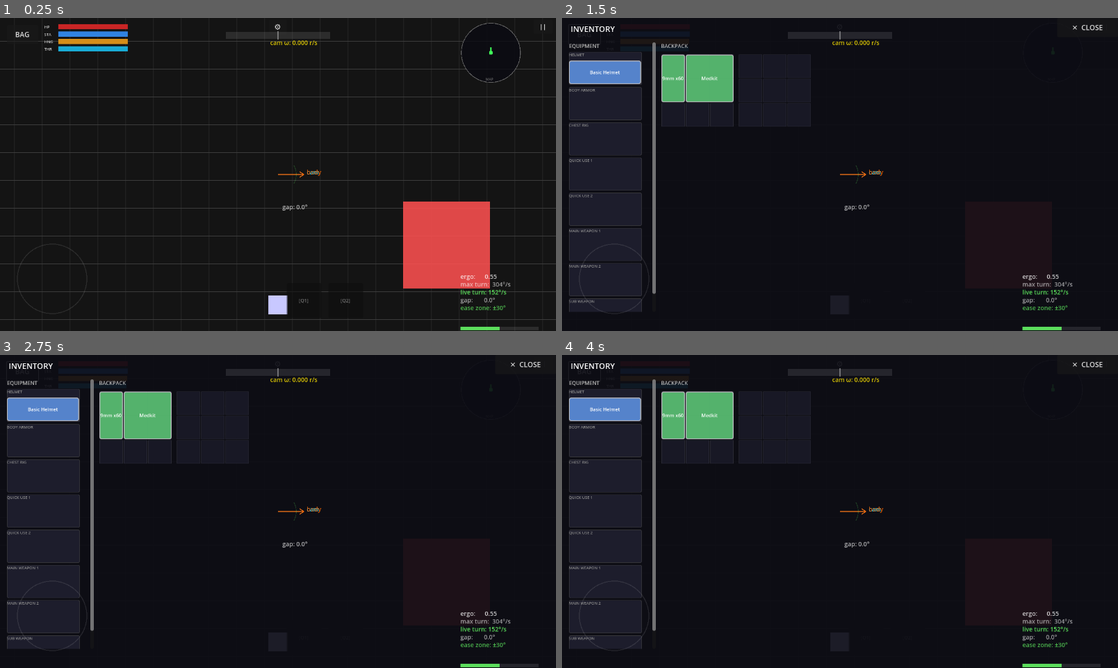
Above: before the commit, frames 1-4 (two rows, left to right).
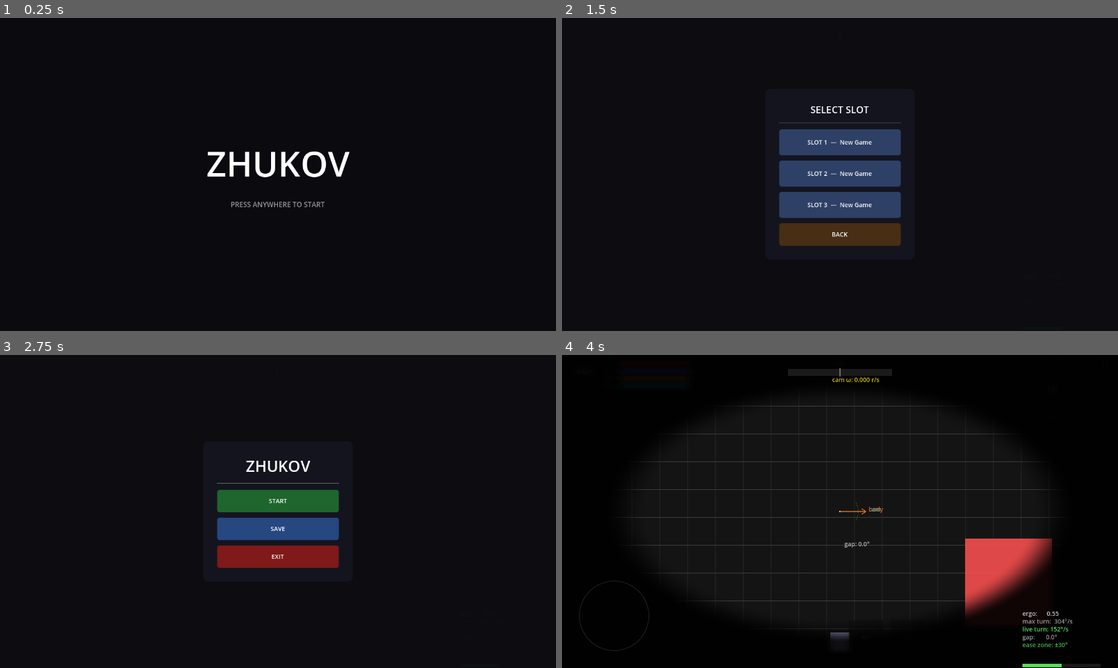
Above: after the commit, the same moments.

Repository: jklrjklr/zhukov
Game: Godot game, scene res://main.tscn
The game is run twice, just before and just after one commit, with the same random seed, the same clock (stepped at 60 frames per second) and the same inputs.
Inputs (mouse positions are in pixels of both pictures, inside the frame that each line leads up to):
- Up to frame 1 (0.25 s): no input
- Up to frame 2 (1.5 s): click (584, 33) at 0.5 s, where only the run before the commit has a clickable "BAG"; click (840, 193) at 1.25 s, where only the run after the commit has a clickable "SAVE"
- Up to frame 3 (2.75 s): click (278, 570) at 2 s, where only the run after the commit has a clickable "BACK"
- Up to frame 4 (4 s): click (840, 502) at 2.75 s, where only the run after the commit has a clickable "START"; click (840, 480) at 3.5 s, where only the run after the commit has a clickable "SLOT 1 — New Game"

The runs differ from the first frame. In frame 1, 10% of the frame differs, in the area x 0-100%, y 1-100%; in frame 2, 21%, in the area x 1-98%, y 2-100%; in frame 3, 19%; in frame 4, 18%.

Commit message:
Add title screen, main menu, and 3-slot save system
Press-anywhere title screen fades into a main menu (START / SAVE / EXIT).
START and SAVE both open a 3-slot picker that shows each slot's playtime
(or "New Game" if empty). Selecting a slot loads its save and starts the game;
new slots get the demo inventory. Playtime accumulates while playing and is
written alongside inventory/player state when SAVE GAME is pressed in-game.

https://claude.ai/code/session_012v9MvoDXPfKFaXjuVB4qrQ

Diff:
--- /dev/null
+++ b/UI/MainMenu.gd
@@ -0,0 +1,147 @@
+class_name MainMenu
+extends CanvasLayer
+
+signal slot_selected(slot_index: int)
+signal exit_requested
+
+var _main_panel:  Control
+var _slot_panel:  Control
+var _slot_buttons: Array[Button] = []
+
+func _ready() -> void:
+	layer        = 19
+	process_mode = PROCESS_MODE_ALWAYS
+
+	var root := Control.new()
+	root.set_anchors_and_offsets_preset(Control.PRESET_FULL_RECT)
+	root.mouse_filter = Control.MOUSE_FILTER_STOP
+	add_child(root)
+
+	var bg := ColorRect.new()
+	bg.color = Color(0.04, 0.04, 0.06, 0.97)
+	bg.set_anchors_and_offsets_preset(Control.PRESET_FULL_RECT)
+	root.add_child(bg)
+
+	var center := CenterContainer.new()
+	center.set_anchors_and_offsets_preset(Control.PRESET_FULL_RECT)
+	root.add_child(center)
+
+	# ── Main panel ────────────────────────────────────────────────────────────
+	_main_panel = _card()
+	var mv := _vb(_main_panel)
+	_heading(mv, "ZHUKOV", 36)
+	_btn(mv, "START", Color(0.12, 0.40, 0.18), func(): _open_slots())
+	_btn(mv, "SAVE",  Color(0.15, 0.28, 0.50), func(): _open_slots())
+	_btn(mv, "EXIT",  Color(0.50, 0.10, 0.10), func(): exit_requested.emit())
+	center.add_child(_main_panel)
+
+	# ── Slot picker panel ─────────────────────────────────────────────────────
+	_slot_panel = _card()
+	_slot_panel.visible = false
+	var sv := _vb(_slot_panel)
+	_heading(sv, "SELECT SLOT", 22)
+	for i in 3:
+		var idx := i
+		var b: Button = _btn(sv, _slot_label(i), Color(0.18, 0.25, 0.40), func(): _pick(idx))
+		b.custom_minimum_size = Vector2(260, 60)
+		_slot_buttons.append(b)
+	_btn(sv, "BACK", Color(0.28, 0.18, 0.08), func():
+		_slot_panel.visible = false
+		_main_panel.visible = true)
+	center.add_child(_slot_panel)
+
+func _open_slots() -> void:
+	for i in 3:
+		_slot_buttons[i].text = _slot_label(i)
+	_main_panel.visible = false
+	_slot_panel.visible = true
+
+func _pick(slot: int) -> void:
+	slot_selected.emit(slot)
+
+# ── Save-file helpers ─────────────────────────────────────────────────────────
+
+static func save_path(slot: int) -> String:
+	return "user://save_slot_%d.json" % slot
+
+func _slot_label(slot: int) -> String:
+	var path := save_path(slot)
+	var name_str := "SLOT %d" % (slot + 1)
+	if not FileAccess.file_exists(path):
+		return "%s  —  New Game" % name_str
+	var f := FileAccess.open(path, FileAccess.READ)
+	if f == null:
+		return "%s  —  New Game" % name_str
+	var parsed: Variant = JSON.parse_string(f.get_as_text())
+	if not (parsed is Dictionary):
+		return "%s  —  New Game" % name_str
+	var pt: float = float((parsed as Dictionary).get("playtime", 0.0))
+	return "%s  —  %s" % [name_str, _fmt(pt)]
+
+static func _fmt(secs: float) -> String:
+	var h := int(secs) / 3600
+	var m := (int(secs) % 3600) / 60
+	var s := int(secs) % 60
+	if h > 0:
+		return "%dh %02dm" % [h, m]
+	return "%dm %02ds" % [m, s]
+
+# ── Widget helpers ────────────────────────────────────────────────────────────
+
+func _card() -> Control:
+	var pc := PanelContainer.new()
+	var style := StyleBoxFlat.new()
+	style.bg_color                   = Color(0.08, 0.08, 0.12, 0.95)
+	style.corner_radius_top_left     = 12
+	style.corner_radius_top_right    = 12
+	style.corner_radius_bottom_left  = 12
+	style.corner_radius_bottom_right = 12
+	pc.add_theme_stylebox_override("panel", style)
+	var margin := MarginContainer.new()
+	margin.add_theme_constant_override("margin_left",   32)
+	margin.add_theme_constant_override("margin_right",  32)
+	margin.add_theme_constant_override("margin_top",    32)
+	margin.add_theme_constant_override("margin_bottom", 32)
+	pc.add_child(margin)
+	var vbox := VBoxContainer.new()
+	vbox.custom_minimum_size = Vector2(280, 0)
+	vbox.add_theme_constant_override("separation", 12)
+	margin.add_child(vbox)
+	pc.set_meta("vbox", vbox)
+	return pc
+
+func _vb(panel: Control) -> VBoxContainer:
+	return panel.get_meta("vbox") as VBoxContainer
+
+func _heading(vbox: VBoxContainer, text: String, size: int) -> void:
+	var lbl := Label.new()
+	lbl.text = text
+	lbl.horizontal_alignment = HORIZONTAL_ALIGNMENT_CENTER
+	lbl.add_theme_font_size_override("font_size", size)
+	lbl.add_theme_color_override("font_color", Color.WHITE)
+	vbox.add_child(lbl)
+	var sep := HSeparator.new()
+	sep.add_theme_constant_override("separation", 6)
+	vbox.add_child(sep)
+
+func _btn(vbox: VBoxContainer, text: String, color: Color, cb: Callable) -> Button:
+	var b := Button.new()
+	b.text = text
+	b.custom_minimum_size = Vector2(280, 52)
+	b.add_theme_font_size_override("font_size", 14)
+	b.add_theme_color_override("font_color", Color.WHITE)
+	b.add_theme_stylebox_override("normal",  _flat(color))
+	b.add_theme_stylebox_override("hover",   _flat(color.lightened(0.15)))
+	b.add_theme_stylebox_override("pressed", _flat(color.darkened(0.15)))
+	b.pressed.connect(cb)
+	vbox.add_child(b)
+	return b
+
+func _flat(col: Color) -> StyleBoxFlat:
+	var s := StyleBoxFlat.new()
+	s.bg_color                   = col
+	s.corner_radius_top_left     = 6
+	s.corner_radius_top_right    = 6
+	s.corner_radius_bottom_left  = 6
+	s.corner_radius_bottom_right = 6
+	return s
--- a/UI/PauseMenu.gd
+++ b/UI/PauseMenu.gd
@@ -6,6 +6,9 @@
 
 signal resumed
 signal edit_layout_requested
+
+var save_slot: int = -1
+var playtime: float = 0.0
 
 var _player: Player = null
 var _inventory: InventorySystem = null
@@ -300,8 +303,10 @@
 func _save_game() -> void:
 	if _player == null:
 		return
+	var path := MainMenu.save_path(save_slot) if save_slot >= 0 else SAVE_PATH
 	var s := _player.survival
 	var data: Dictionary = {
+		"playtime":   playtime,
 		"health":     _player.health,
 		"max_health": _player.max_health,
 		"position":   [_player.global_position.x, _player.global_position.y],
@@ -310,8 +315,9 @@
 			"hunger":  s.hunger,
 			"thirst":  s.thirst,
 		},
+		"inventory": _inventory.to_dict() if _inventory != null else {},
 	}
-	var f := FileAccess.open(SAVE_PATH, FileAccess.WRITE)
+	var f := FileAccess.open(path, FileAccess.WRITE)
 	if f:
 		f.store_string(JSON.stringify(data, "\t"))
 
--- /dev/null
+++ b/UI/TitleScreen.gd
@@ -0,0 +1,60 @@
+class_name TitleScreen
+extends CanvasLayer
+
+signal start_pressed
+
+var _fired: bool = false
+
+func _ready() -> void:
+	layer        = 20
+	process_mode = PROCESS_MODE_ALWAYS
+
+	var root := Control.new()
+	root.set_anchors_and_offsets_preset(Control.PRESET_FULL_RECT)
+	root.mouse_filter = Control.MOUSE_FILTER_STOP
+	add_child(root)
+
+	var bg := ColorRect.new()
+	bg.color = Color(0.04, 0.04, 0.06)
+	bg.set_anchors_and_offsets_preset(Control.PRESET_FULL_RECT)
+	root.add_child(bg)
+
+	var center := CenterContainer.new()
+	center.set_anchors_and_offsets_preset(Control.PRESET_FULL_RECT)
+	root.add_child(center)
+
+	var vbox := VBoxContainer.new()
+	vbox.alignment = BoxContainer.ALIGNMENT_CENTER
+	vbox.add_theme_constant_override("separation", 28)
+	center.add_child(vbox)
+
+	var title := Label.new()
+	title.text = "ZHUKOV"
+	title.horizontal_alignment = HORIZONTAL_ALIGNMENT_CENTER
+	title.add_theme_font_size_override("font_size", 80)
+	title.add_theme_color_override("font_color", Color.WHITE)
+	vbox.add_child(title)
+
+	var prompt := Label.new()
+	prompt.text = "PRESS ANYWHERE TO START"
+	prompt.horizontal_alignment = HORIZONTAL_ALIGNMENT_CENTER
+	prompt.add_theme_font_size_override("font_size", 16)
+	prompt.add_theme_color_override("font_color", Color(0.75, 0.75, 0.75))
+	vbox.add_child(prompt)
+
+	var tween := create_tween().set_loops()
+	tween.tween_property(prompt, "modulate:a", 0.2, 0.85).set_ease(Tween.EASE_IN_OUT)
+	tween.tween_property(prompt, "modulate:a", 1.0, 0.85).set_ease(Tween.EASE_IN_OUT)
+
+func _input(event: InputEvent) -> void:
+	if _fired:
+		return
+	var pressed := false
+	if event is InputEventScreenTouch:
+		pressed = event.pressed
+	elif event is InputEventMouseButton:
+		pressed = event.pressed and event.button_index == MOUSE_BUTTON_LEFT
+	if pressed:
+		_fired = true
+		get_viewport().set_input_as_handled()
+		start_pressed.emit()
--- a/inventory/InventorySystem.gd
+++ b/inventory/InventorySystem.gd
@@ -129,6 +129,9 @@
 		return
 	_apply_dict(data as Dictionary)
 
+func load_from_dict(data: Dictionary) -> void:
+	_apply_dict(data)
+
 func _apply_dict(data: Dictionary) -> void:
 	var eq: Dictionary = data.get("equipment", {})
 	for slot_name: String in eq:
--- a/main.gd
+++ b/main.gd
@@ -1,59 +1,134 @@
 extends Node2D
 
+var _playtime: float = 0.0
+var _game_active: bool = false
+var _pause_menu: PauseMenu = null
 
 func _ready() -> void:
+	_hide_game()
+	var title := TitleScreen.new()
+	add_child(title)
+	title.start_pressed.connect(func():
+		title.queue_free()
+		_open_main_menu())
+
+func _open_main_menu() -> void:
+	var menu := MainMenu.new()
+	add_child(menu)
+	menu.slot_selected.connect(_start_game)
+	menu.exit_requested.connect(func(): get_tree().quit())
+
+func _process(delta: float) -> void:
+	if _game_active and not get_tree().paused:
+		_playtime += delta
+		if _pause_menu != null:
+			_pause_menu.playtime = _playtime
+
+func _hide_game() -> void:
+	for node: Node in [$GridBackground, $Player, $HUD, $AdsOverlay, $InventoryUI]:
+		node.visible = false
+	$Player.process_mode = Node.PROCESS_MODE_DISABLED
+	$HUD.process_mode    = Node.PROCESS_MODE_DISABLED
+
+func _start_game(slot: int) -> void:
+	for child in get_children():
+		if child is MainMenu:
+			child.queue_free()
+
+	# Load save
+	var slot_path := MainMenu.save_path(slot)
+	var save_data: Dictionary = {}
+	if FileAccess.file_exists(slot_path):
+		var f := FileAccess.open(slot_path, FileAccess.READ)
+		var parsed: Variant = JSON.parse_string(f.get_as_text())
+		if parsed is Dictionary:
+			save_data = parsed
+	_playtime = float(save_data.get("playtime", 0.0))
+
+	var player: Player            = $Player
+	var inventory_sys: InventorySystem = $Player/InventorySystem
 	var inventory_ui: CanvasLayer = $InventoryUI
-	var inventory_sys: InventorySystem = $Player/InventorySystem
-	inventory_ui.setup(inventory_sys)
-	inventory_ui.visibility_changed.connect(func():
-		TouchInputHandler.joystick_disabled = inventory_ui.visible)
-	$HUD.inventory_requested.connect(inventory_ui.toggle)
-	_seed_demo_items(inventory_sys)
+
+	# Restore or seed inventory
+	if save_data.has("inventory"):
+		inventory_sys.load_from_dict(save_data["inventory"])
+	else:
+		_seed_demo_items(inventory_sys)
+
+	# Restore player state
+	if save_data.has("health"):
+		player.health     = int(save_data["health"])
+		player.max_health = int(save_data.get("max_health", 100))
+	if save_data.has("position"):
+		var pos: Array = save_data["position"]
+		player.global_position = Vector2(float(pos[0]), float(pos[1]))
+	if save_data.has("survival"):
+		var sv: Dictionary = save_data["survival"]
+		player.survival.stamina = float(sv.get("stamina", 100.0))
+		player.survival.hunger  = float(sv.get("hunger",  100.0))
+		player.survival.thirst  = float(sv.get("thirst",  100.0))
+
+	# Wire up game systems (skip if already connected)
+	if not $HUD.inventory_requested.is_connected(inventory_ui.toggle):
+		inventory_ui.setup(inventory_sys)
+		inventory_ui.visibility_changed.connect(func():
+			TouchInputHandler.joystick_disabled = inventory_ui.visible)
+		$HUD.inventory_requested.connect(inventory_ui.toggle)
 
 	var ads_overlay: CanvasLayer = $AdsOverlay
-	var player: Player = $Player
-	player.entered_ads.connect(ads_overlay.show_ads)
-	player.exited_ads.connect(ads_overlay.hide_ads)
-
-	$HUD.ads_pressed.connect(_on_ads_pressed)
-	$HUD.ads_released.connect(player.on_ads_released)
+	if not player.entered_ads.is_connected(ads_overlay.show_ads):
+		player.entered_ads.connect(ads_overlay.show_ads)
+		player.exited_ads.connect(ads_overlay.hide_ads)
+		$HUD.ads_pressed.connect(_on_ads_pressed)
+		$HUD.ads_released.connect(player.on_ads_released)
 
 	var screen_fx := ScreenEffects.new()
 	add_child(screen_fx)
 
-	var pause_menu := PauseMenu.new()
-	pause_menu.setup(player, inventory_sys, screen_fx)
-	add_child(pause_menu)
-	$HUD.pause_requested.connect(pause_menu.open)
-	pause_menu.edit_layout_requested.connect($HUD.begin_layout_edit)
+	_pause_menu = PauseMenu.new()
+	_pause_menu.setup(player, inventory_sys, screen_fx)
+	_pause_menu.save_slot = slot
+	_pause_menu.playtime  = _playtime
+	add_child(_pause_menu)
+	$HUD.pause_requested.connect(_pause_menu.open)
+	_pause_menu.edit_layout_requested.connect($HUD.begin_layout_edit)
+
+	# Enable and show game
+	$Player.process_mode = Node.PROCESS_MODE_INHERIT
+	$HUD.process_mode    = Node.PROCESS_MODE_INHERIT
+	for node: Node in [$GridBackground, $Player, $HUD, $AdsOverlay]:
+		node.visible = true
+
+	_game_active = true
 
 
 func _on_ads_pressed() -> void:
 	var player: Player = $Player
 	var weapon_sys: WeaponSystem = player.get_node("WeaponSystem")
-	var sight: SightData = weapon_sys.get_active_weapon().get_sight() if weapon_sys.get_active_weapon() != null else SightData.iron_sights()
+	var sight: SightData = weapon_sys.get_active_weapon().get_sight() \
+		if weapon_sys.get_active_weapon() != null else SightData.iron_sights()
 	player.on_ads_pressed(sight)
 
 
 func _seed_demo_items(inv: InventorySystem) -> void:
 	var helmet := Item.new()
-	helmet.item_id = "helmet_basic"
+	helmet.item_id      = "helmet_basic"
 	helmet.display_name = "Basic Helmet"
-	helmet.type = "helmet"
-	helmet.grid_size = Vector2i(1, 1)
+	helmet.type         = "helmet"
+	helmet.grid_size    = Vector2i(1, 1)
 	inv.equip("helmet", helmet)
 
 	var ammo := Item.new()
-	ammo.item_id = "ammo_9mm"
+	ammo.item_id      = "ammo_9mm"
 	ammo.display_name = "9mm x60"
-	ammo.type = "consumable"
-	ammo.grid_size = Vector2i(1, 2)
-	ammo.quantity = 60
+	ammo.type         = "consumable"
+	ammo.grid_size    = Vector2i(1, 2)
+	ammo.quantity     = 60
 	inv.auto_add_to_backpack(ammo)
 
 	var medkit := Item.new()
-	medkit.item_id = "medkit"
+	medkit.item_id      = "medkit"
 	medkit.display_name = "Medkit"
-	medkit.type = "consumable"
-	medkit.grid_size = Vector2i(2, 2)
+	medkit.type         = "consumable"
+	medkit.grid_size    = Vector2i(2, 2)
 	inv.auto_add_to_backpack(medkit)
Not shown, added: UI/MainMenu.gd.uid
Not shown, added: UI/TitleScreen.gd.uid
